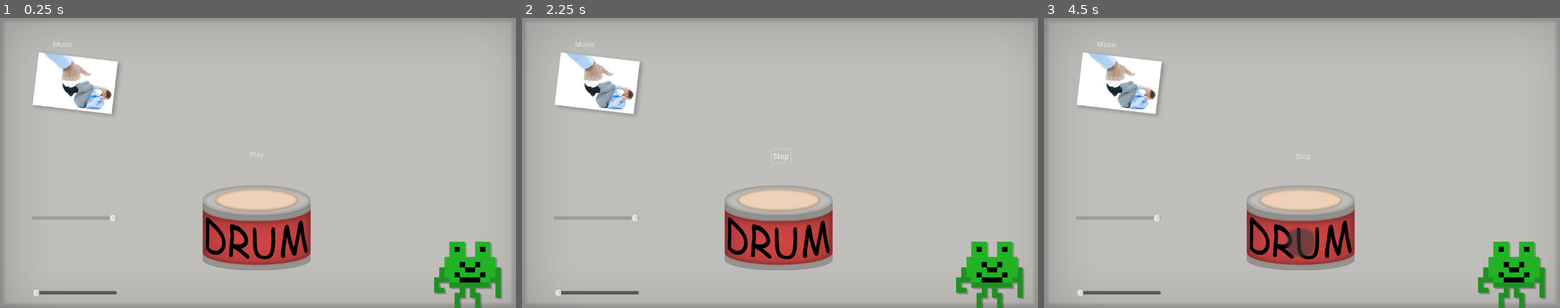
Above: before the commit, frames 1-3 (left to right).
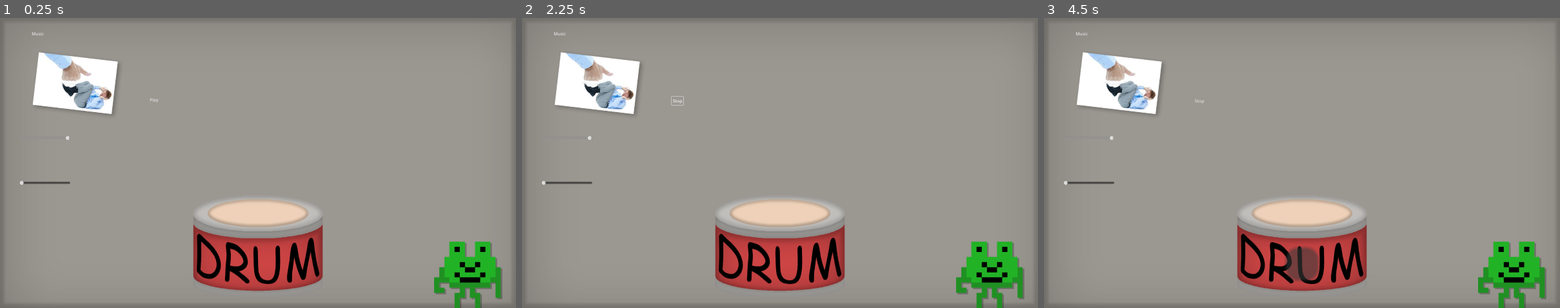
Above: after the commit, the same moments.

Repository: Ava-TU/MusicAssignment2024
Game: Godot game, scene res://Music.tscn
Two runs of this game, one before a commit and one after it. Both use one fixed random seed, a clock stepped at 60 frames per second and the inputs below. The project has no main scene, so this scene is started directly.
Inputs (mouse positions are in pixels of both pictures, inside the frame that each line leads up to; where the layout moved, square brackets give the same spot in the first picture):
- Up to frame 1 (0.25 s): no input
- Up to frame 2 (2.25 s): click (780, 264) [780, 241] at 0.5 s; click "Music" at 1.25 s; click "Play" at 2 s
- Up to frame 3 (4.5 s): click "Stop" at 2.75 s; click "Play" at 3.5 s; click (1302, 264) [1302, 241] at 4.25 s

The runs differ from the first frame. In frame 1, 94% of the frame differs, in the area x 0-100%, y 0-100%; in frame 2, 94%; in frame 3, 94%.

Commit message:
FULLSCREEN WORKING OMG

Diff:
--- a/musicinstrumenttoy/Music.tscn
+++ b/musicinstrumenttoy/Music.tscn
@@ -20,26 +20,17 @@
 
 [node name="CanvasLayer" type="CanvasLayer" parent="."]
 
-[node name="HBoxContainer" type="HBoxContainer" parent="CanvasLayer"]
-anchors_preset = 7
-anchor_left = 0.5
-anchor_top = 1.0
-anchor_right = 0.5
-anchor_bottom = 1.0
-offset_left = -126.0
-offset_top = -275.0
-offset_right = 119.0
-offset_bottom = -85.0
-grow_horizontal = 2
-grow_vertical = 0
+[node name="TextureRect" type="TextureRect" parent="."]
+offset_right = 1920.0
+offset_bottom = 1080.0
+texture = ExtResource("6_5ishx")
 
-[node name="Sprite2D" type="Sprite2D" parent="CanvasLayer/HBoxContainer"]
+[node name="Sprite2D" type="Sprite2D" parent="."]
 unique_name_in_owner = true
-position = Vector2(123, 129)
-scale = Vector2(0.5, 0.5)
+position = Vector2(960, 917)
 texture = ExtResource("2_fwaov")
 
-[node name="Button" type="Button" parent="CanvasLayer/HBoxContainer/Sprite2D"]
+[node name="Button" type="Button" parent="Sprite2D"]
 offset_left = 62.0
 offset_top = -62.0
 offset_right = 70.0
@@ -48,16 +39,10 @@
 theme_override_styles/focus = SubResource("StyleBoxEmpty_1pwrs")
 theme_override_styles/normal = SubResource("StyleBoxEmpty_qwlir")
 
-[node name="Button" type="AudioStreamPlayer2D" parent="CanvasLayer/HBoxContainer/Sprite2D/Button"]
+[node name="Button" type="AudioStreamPlayer2D" parent="Sprite2D/Button"]
 unique_name_in_owner = true
 stream = ExtResource("3_ftxv4")
 bus = &"Buttons"
-
-[node name="TextureRect" type="TextureRect" parent="."]
-offset_right = 1920.0
-offset_bottom = 1080.0
-scale = Vector2(0.6, 0.6)
-texture = ExtResource("6_5ishx")
 
 [node name="Pitch1" type="HSlider" parent="."]
 offset_left = 73.0
@@ -96,10 +81,7 @@
 [node name="Node2D" parent="." instance=ExtResource("4_3ddh6")]
 position = Vector2(137, 58)
 
-[node name="Camera2D" type="Camera2D" parent="."]
-anchor_mode = 0
-
-[connection signal="button_down" from="CanvasLayer/HBoxContainer/Sprite2D/Button" to="." method="_on_button_button_down"]
+[connection signal="button_down" from="Sprite2D/Button" to="." method="_on_button_button_down"]
 [connection signal="value_changed" from="Pitch1" to="." method="_on_pitch_1_value_changed"]
 [connection signal="value_changed" from="Volume" to="." method="_on_volume_value_changed"]
 [connection signal="button_down" from="Play/Play" to="." method="_on_play_button_down"]
--- a/musicinstrumenttoy/Scripts/ButtonAudio.gd
+++ b/musicinstrumenttoy/Scripts/ButtonAudio.gd
@@ -6,6 +6,7 @@
 
 # Called when the node enters the scene tree for the first time.
 func _ready() -> void:
+	get_viewport().size = DisplayServer.screen_get_size()
 	pass
 
 # Called every frame. 'delta' is the elapsed time since the previous frame.
--- a/musicinstrumenttoy/project.godot
+++ b/musicinstrumenttoy/project.godot
@@ -17,5 +17,7 @@
 
 [display]
 
+window/size/viewport_width=1920
+window/size/viewport_height=1080
 window/stretch/mode="viewport"
 window/stretch/aspect="expand"
Binary file changed: musicinstrumenttoy/MusicSoundboardBackground.png
